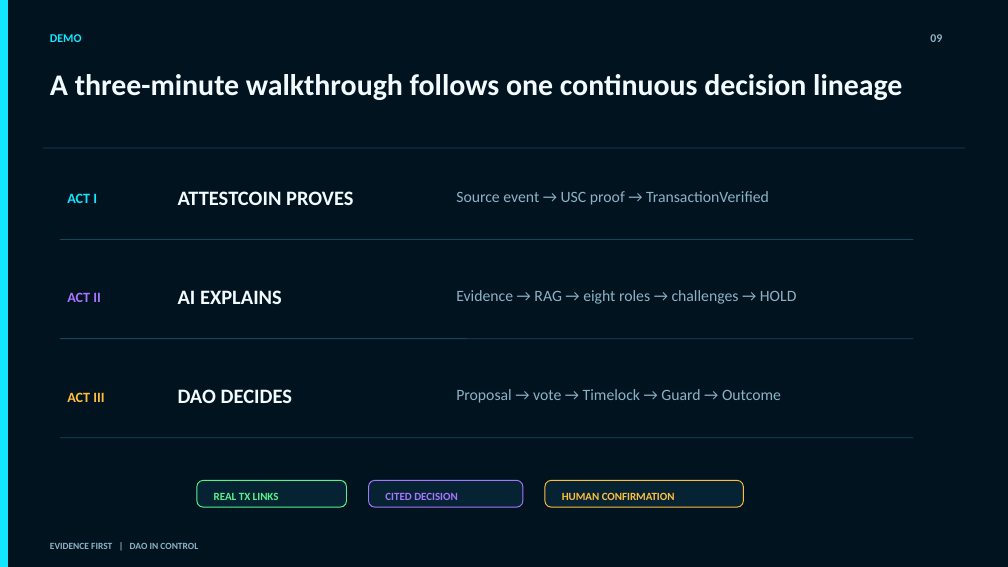
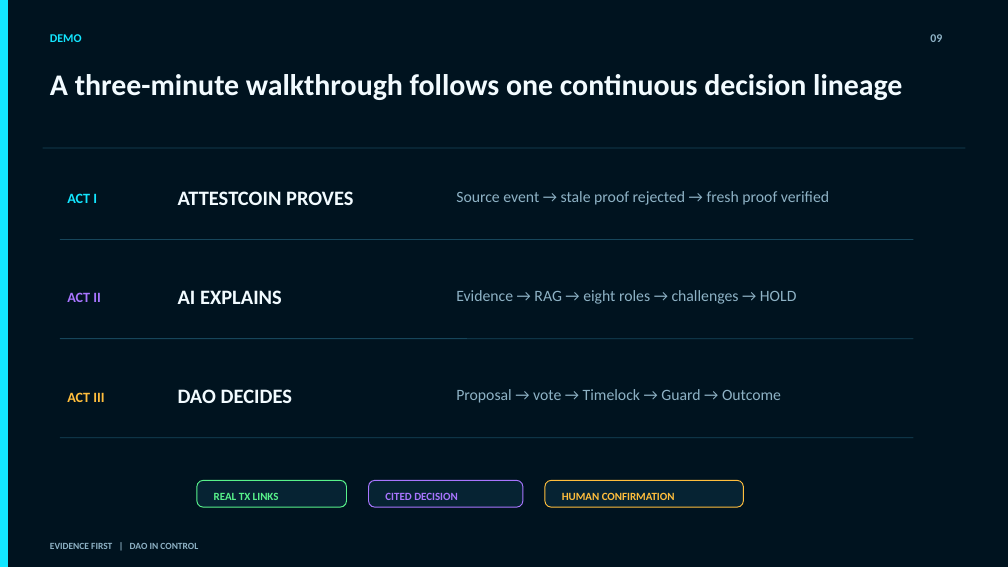
Before and after one commit to vivayang911/AEOS, a slide deck: slide 9 of docs/submission/aeos-buidl-ctc-2026-fall.pptx. Drawn at 1008x567 pixels with LibreOffice and Linux fonts; fonts in the diff are those of the drawing. Boxes give left, top, right and bottom in pixels: in the first picture for what was removed or moved away, otherwise in the second. Text is boxed around its words. In the diff, an @@ line names an element or a change of style, - is before the commit and + after.

```diff
--- a/docs/submission/aeos-buidl-ctc-2026-fall.pptx
+++ b/docs/submission/aeos-buidl-ctc-2026-fall.pptx
@@ text at [456,191,829,205]: text changed @@
-Source event → USC proof → TransactionVerified
+Source event → stale proof rejected → fresh proof verified
```
Also in this commit, not shown: 3 other slides changed, 9 other files.
